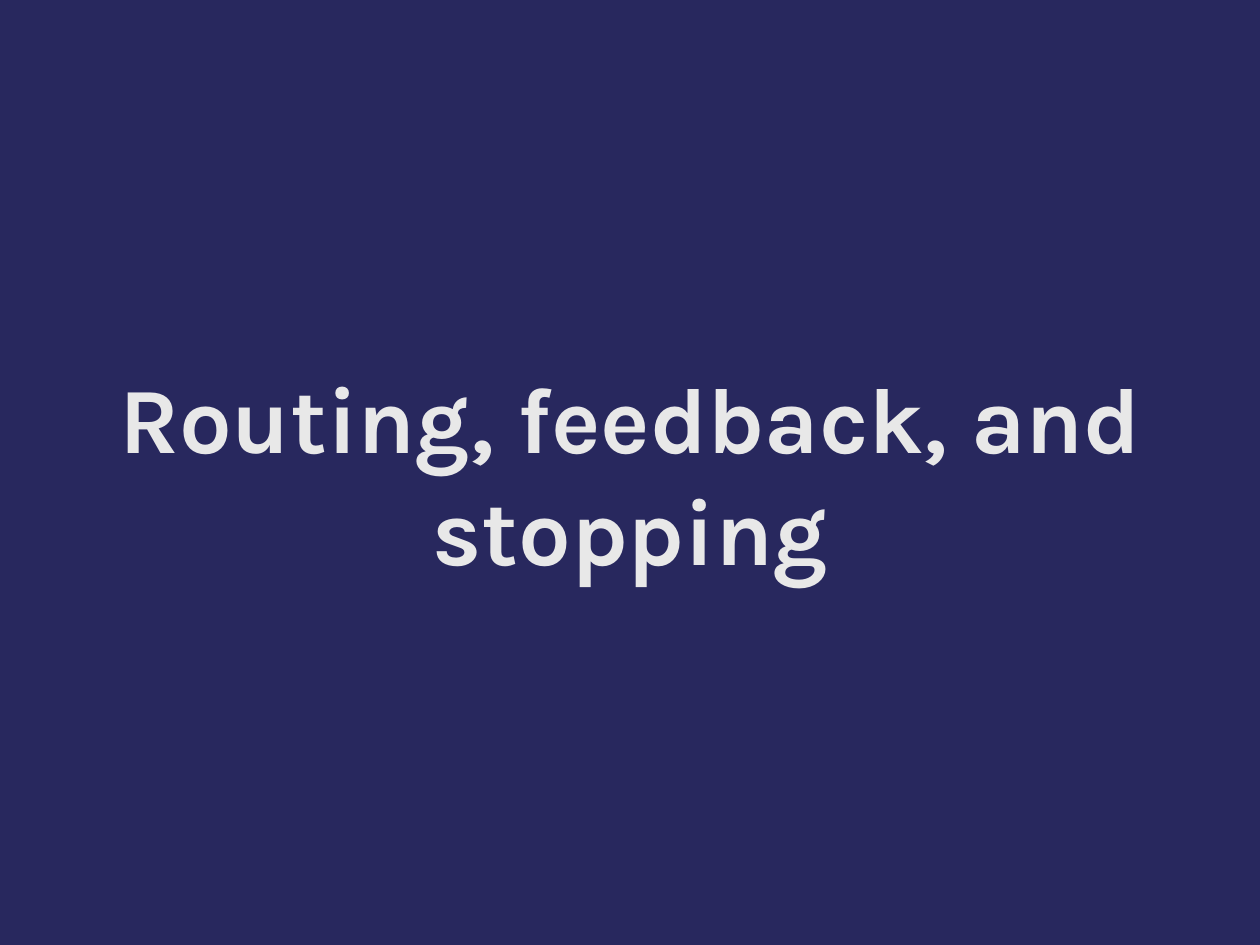
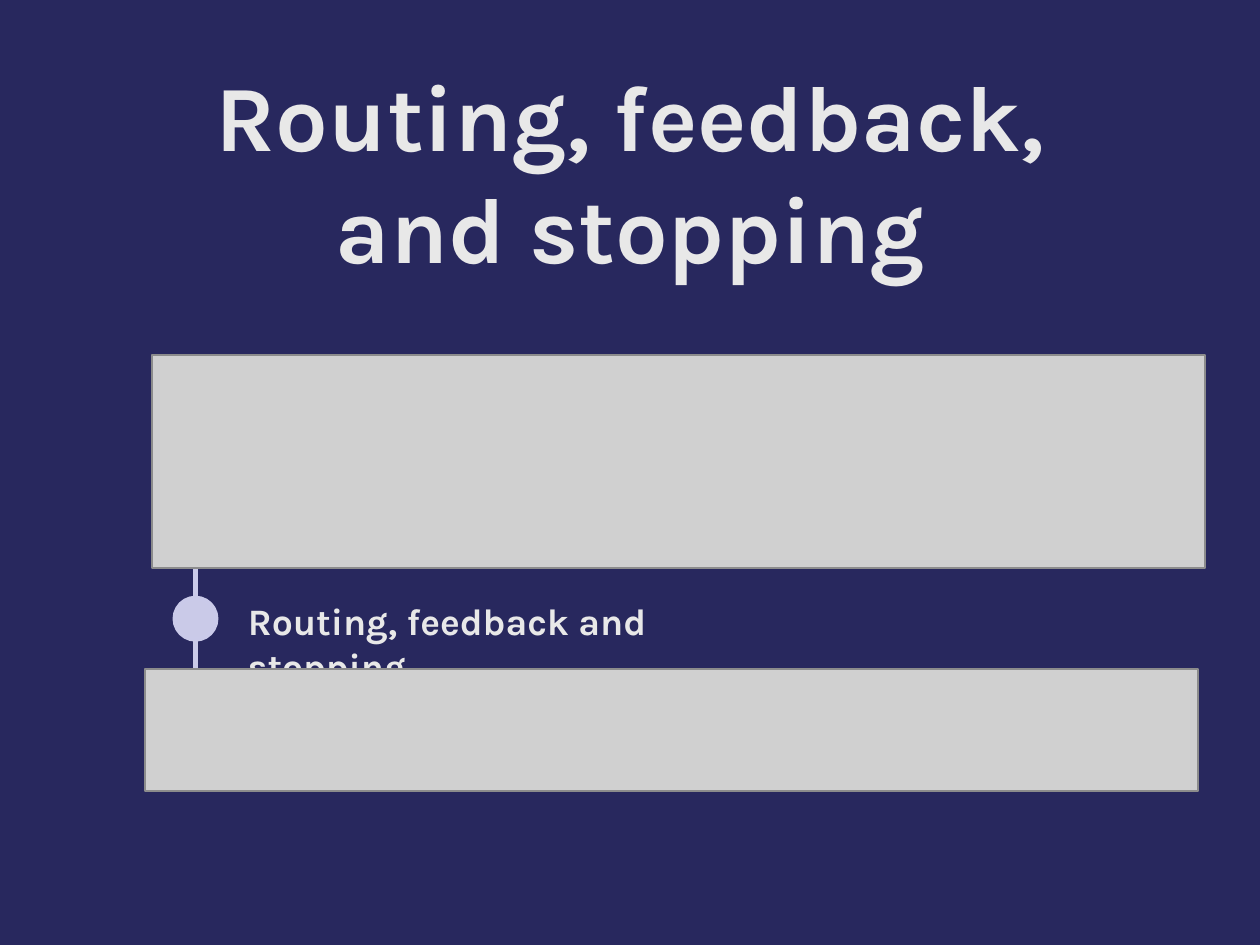
Before and after one commit to comse6998-019/lectures, a slide deck: slide 42 of lecture-3--2026-09-25/lecture3.pptx (slide 43 before the commit). Drawn at 1260x945 pixels with LibreOffice and Linux fonts; fonts in the diff are those of the drawing; grey boxes stand for pictures; background and template pictures are left out. Boxes give left, top, right and bottom in pixels: in the first picture for what was removed or moved away, otherwise in the second. Text is boxed around its words. In the diff, an @@ line names an element or a change of style, - is before the commit and + after.

```diff
--- a/lecture-3--2026-09-25/lecture3.pptx
+++ b/lecture-3--2026-09-25/lecture3.pptx
@@ text added at [216, 84, 1044, 285], 40 pt, text #E8E8E8, bold @@
+Routing, feedback, and stopping
@@ picture added at [151, 354, 1205, 568] @@
@@ line added from (195, 371) to (195, 768), #CACAE9 2 pt @@
@@ ellipse added at [175, 598, 217, 640], fill #CACAE8, outline #CACAE9 2 pt @@
@@ text "Routing, feedback and stopping" at [248, 608, 646, 670]: vertical alignment middle to top @@
@@ text at [248, 608, 646, 670]: text changed; size 40 to 16 pt @@
-Routing, feedback, and stopping
+Routing, feedback and stopping
@@ picture added at [144, 669, 1198, 791] @@
```
Also in this commit, not shown: 54 other slides changed, 10 slides added, 7 slides removed, 13 other files.
